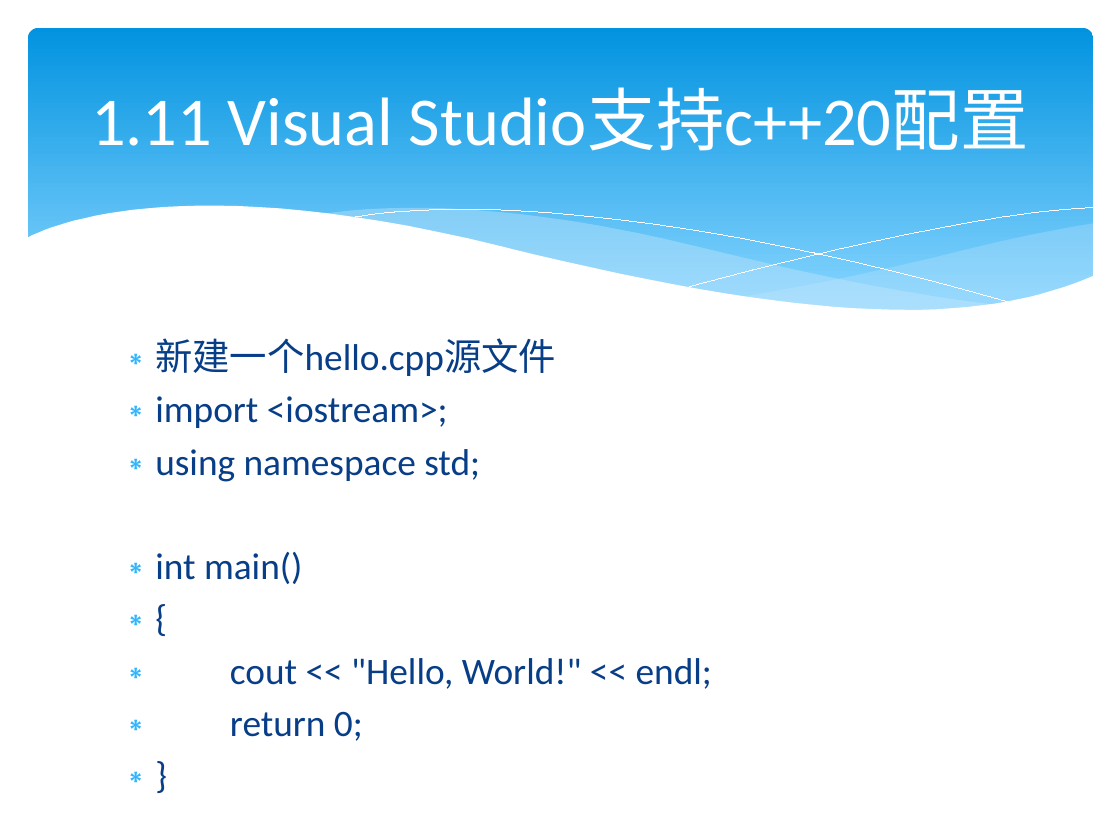
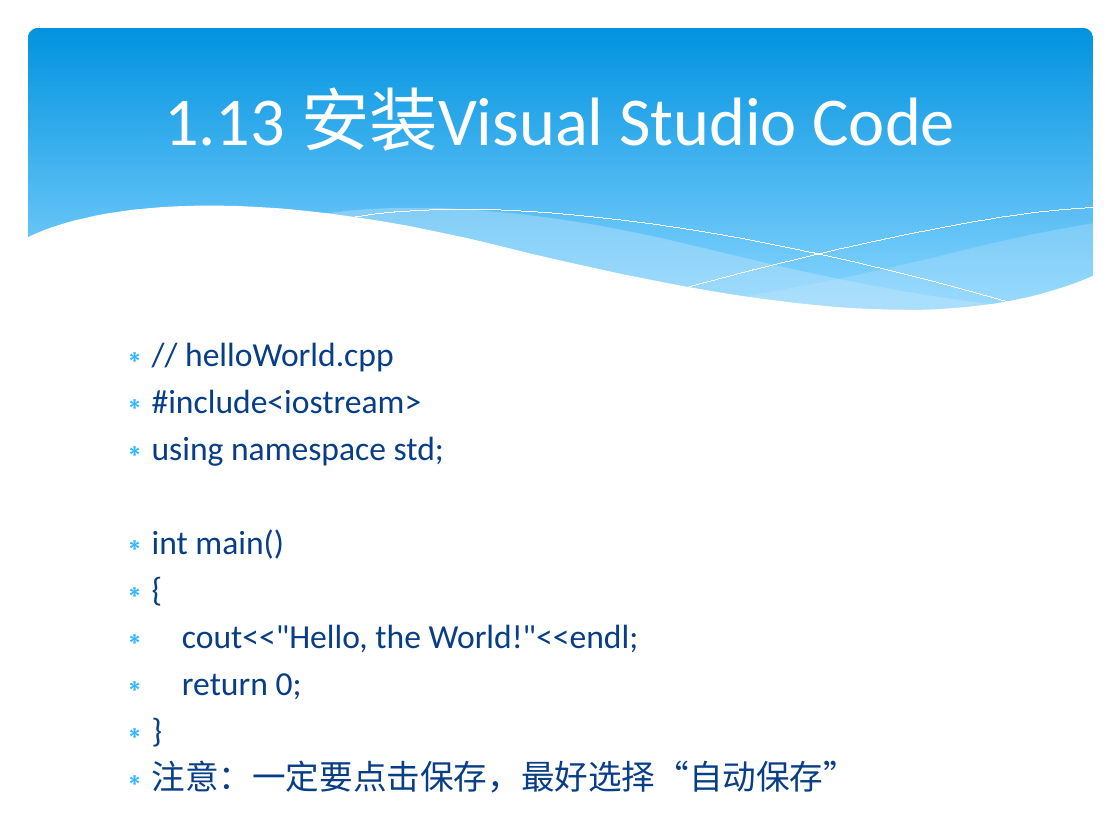
Before and after one commit to lamplight8/cpp, a slide deck: slide 126 of ppt/ch01_绪论.pptx (slide 131 before the commit). Drawn at 1120x840 pixels with LibreOffice and Linux fonts; fonts in the diff are those of the drawing. Boxes give left, top, right and bottom in pixels: in the first picture for what was removed or moved away, otherwise in the second. Text is boxed around its words. In the diff, an @@ line names an element or a change of style, - is before the commit and + after.

```diff
--- a/ppt/ch01_绪论.pptx
+++ b/ppt/ch01_绪论.pptx
@@ title at (164,87,955,151): text changed @@
-1.11 Visual Studio支持c++20配置
+1.13 安装Visual Studio Code
@@ text at (152,342,422,414): text changed; size 24 to 21.6 pt @@
-∗ 新建一个hello.cpp源文件
-∗ import <iostream>;
+∗ // helloWorld.cpp
+∗ #include<iostream>
@@ text at (152,436,444,699): size 24 to 21.6 pt in "using namespace std;", "int main()", "{", "return 0;" and 1 more places @@
@@ text at (182,624,639,652): text changed; size 24 to 21.6 pt @@
-∗ cout << "Hello, World!" << endl;
+∗ cout<<"Hello, the World!"<<endl;
@@ text at (152,760,858,793): paragraph added @@
+∗ 注意：一定要点击保存，最好选择“自动保存”
```
Also in this commit, not shown: 76 other slides changed, 53 slides added, 32 slides removed, 43 other files.
